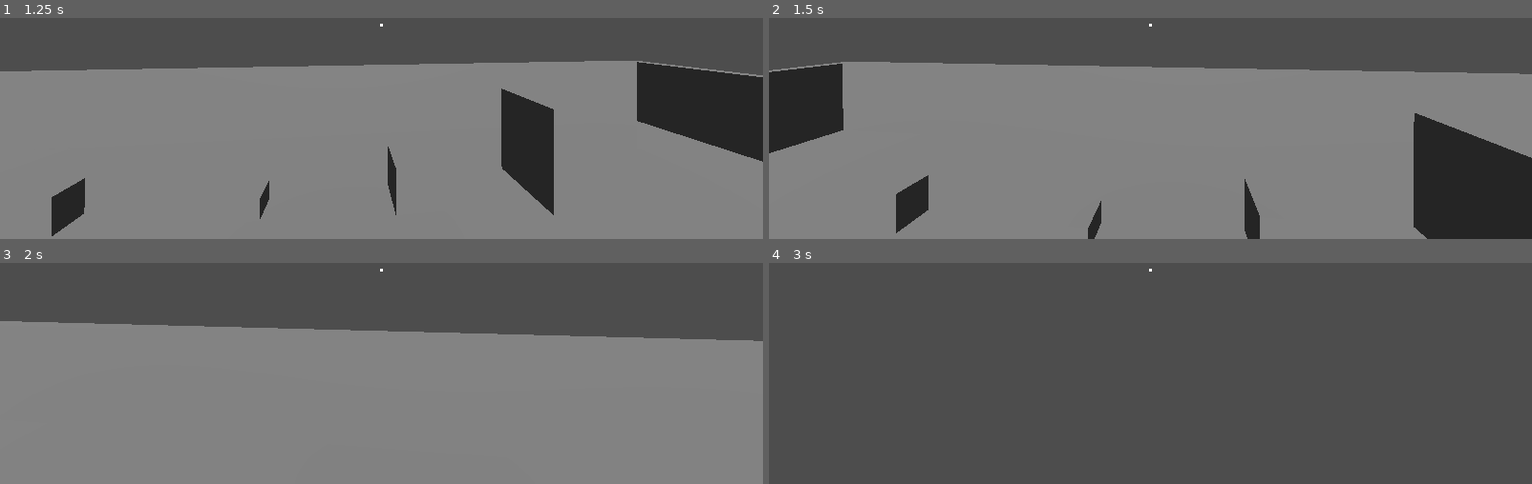
Above: before the commit, frames 1-4 (two rows, left to right).
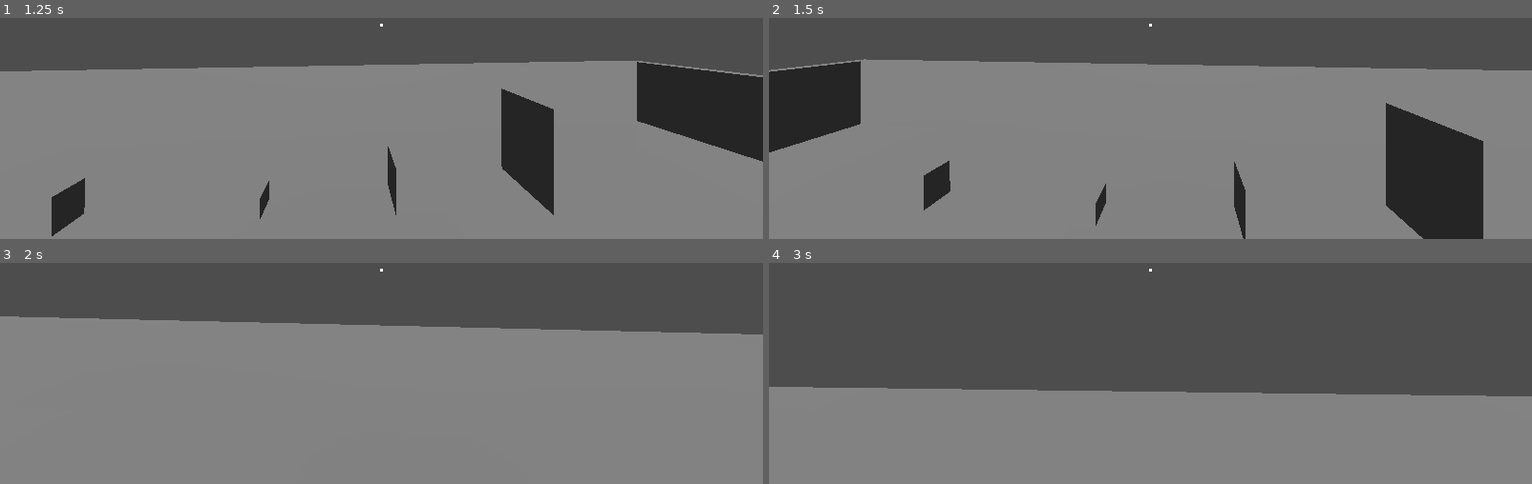
Above: after the commit, the same moments.

Repository: Pandasylum/A-Light-Left-Behind
Game: Godot game, scene res://core/main.tscn
Same seed, same stepped clock (60 frames per second), same inputs: the game is played once before the commit and once after it.
Inputs (mouse positions are in pixels of both pictures, inside the frame that each line leads up to):
- Up to frame 1 (1.25 s): tap Enter at 0.5 s; move the mouse to (419, 22) at 0.52 s; hold W (move_forward) from 0.53 s (still down); hold Shift (walk_slow) from 0.53 s (still down); click (419, 22) at 0.67 s
- Up to frame 2 (1.5 s): keep holding W (move_forward); move the mouse to (1112, 26) at 1.27 s; release Shift (walk_slow) at 1.28 s; tap Q (cycle_item) at 1.35 s
- Up to frame 3 (2 s): keep holding W (move_forward); tap Shift (walk_slow) at 1.55 s
- Up to frame 4 (3 s): keep holding W (move_forward); move the mouse to (outside the picture) at 2.02 s; hold G (drop_object) 2.03-2.78 s; tap Shift (walk_slow) at 2.3 s; move the mouse to (1142, 276) at 2.77 s; tap E (interact) at 2.85 s; click (1142, 276) at 2.92 s

Frame 1 is identical in both runs. In frame 2, 8.3% of the frame differs, in the area x 0-100%, y 18-100%; in frame 3, 2.5%; in frame 4, 42%, in the area x 0-100%, y 56-100%.

Commit message:
Marche lente à bascule (slow_walk_toggle) ; PlacementController.rules en @export
Co-Authored-By: Claude Sonnet 5.5 <noreply@anthropic.com>
Claude-Session: https://claude.ai/code/session_01X2nfcieJZgGTc6utkweZZ1

Diff:
--- a/game/systems/placement/placement_controller.gd
+++ b/game/systems/placement/placement_controller.gd
@@ -19,7 +19,7 @@
 ## Nœud de la pièce qui reçoit les objets posés (chemin relatif à ce nœud).
 @export var placed_objects_path: NodePath = ^"../../PlacedObjects"
 
-var rules: PlacementRules = PlacementRules.new() ## valeurs provisoires
+@export var rules: PlacementRules = PlacementRules.new() ## valeurs provisoires
 
 var _player: Player
 var _camera: Camera3D
--- a/game/systems/player/player.gd
+++ b/game/systems/player/player.gd
@@ -6,6 +6,7 @@
 
 @export var walk_speed: float = 2.5 ## m/s
 @export var slow_walk_speed: float = 1.2 ## m/s
+@export var slow_walk_toggle: bool = true ## true : walk_slow bascule la marche lente ; false : maintenu
 @export var mouse_sensitivity: float = 0.002 ## rad/pixel
 @export var gravity: float = 9.8 ## m/s²
 
@@ -18,6 +19,7 @@
 @onready var prompt: InteractionPrompt = $InteractionPrompt
 
 var _start_position: Vector3
+var _slow_walk_on: bool = false ## état de bascule de la marche lente (jamais remis à zéro automatiquement)
 
 
 func _ready() -> void:
@@ -29,6 +31,8 @@
 func _unhandled_input(event: InputEvent) -> void:
 	if event is InputEventMouseMotion and Input.mouse_mode == Input.MOUSE_MODE_CAPTURED:
 		look_by((event as InputEventMouseMotion).relative)
+	elif slow_walk_toggle and event.is_action_pressed(&"walk_slow", false):
+		_slow_walk_on = not _slow_walk_on
 	elif event.is_action_pressed(&"pause_menu"):
 		Input.mouse_mode = Input.MOUSE_MODE_VISIBLE
 	elif event is InputEventMouseButton:
@@ -40,12 +44,17 @@
 
 func _physics_process(delta: float) -> void:
 	var input_dir: Vector2 = Input.get_vector(&"move_left", &"move_right", &"move_forward", &"move_back")
-	var horizontal: Vector3 = compute_horizontal_velocity(input_dir, Input.is_action_pressed(&"walk_slow"))
+	var horizontal: Vector3 = compute_horizontal_velocity(input_dir, is_slow_walking())
 	velocity.x = horizontal.x
 	velocity.z = horizontal.z
 	velocity.y = 0.0 if is_on_floor() else velocity.y - gravity * delta
 	move_and_slide()
 	check_fall()
+
+
+## Marche lente active : état de bascule, ou touche maintenue si slow_walk_toggle = false.
+func is_slow_walking() -> bool:
+	return _slow_walk_on if slow_walk_toggle else Input.is_action_pressed(&"walk_slow")
 
 
 ## Remet le joueur au départ (vitesse nulle) s'il est tombé sous fall_limit_y.
--- a/game/tests/test_player.gd
+++ b/game/tests/test_player.gd
@@ -44,6 +44,23 @@
 	p.look_by(Vector2(100, 0))
 	_check(not is_equal_approx(p.rotation.y, yaw_before), "yaw sur Player")
 
+	# Marche lente à bascule.
+	var ev := InputEventAction.new()
+	ev.action = &"walk_slow"
+	ev.pressed = true
+	_check(p.slow_walk_toggle and not p.is_slow_walking(), "bascule par défaut, marche lente off")
+	p._unhandled_input(ev)
+	_check(p.is_slow_walking(), "1re pression : marche lente on")
+	v = p.compute_horizontal_velocity(Vector2(0, -1), p.is_slow_walking())
+	_check(is_equal_approx(v.length(), 1.2), "vitesse lente suit l'état (obtenu %s)" % v.length())
+	p._unhandled_input(ev)
+	_check(not p.is_slow_walking(), "2e pression : marche lente off")
+	v = p.compute_horizontal_velocity(Vector2(0, -1), p.is_slow_walking())
+	_check(is_equal_approx(v.length(), 2.5), "vitesse normale après bascule off")
+	p.slow_walk_toggle = false
+	p._unhandled_input(ev)
+	_check(not p.is_slow_walking(), "mode maintenu : pas de bascule")
+
 	print("test_player : ", "OK" if _failures == 0 else "%d échec(s)" % _failures)
 	quit(1 if _failures > 0 else 0)
 
Not shown, changed: docs/tech/SYSTEMS.md
